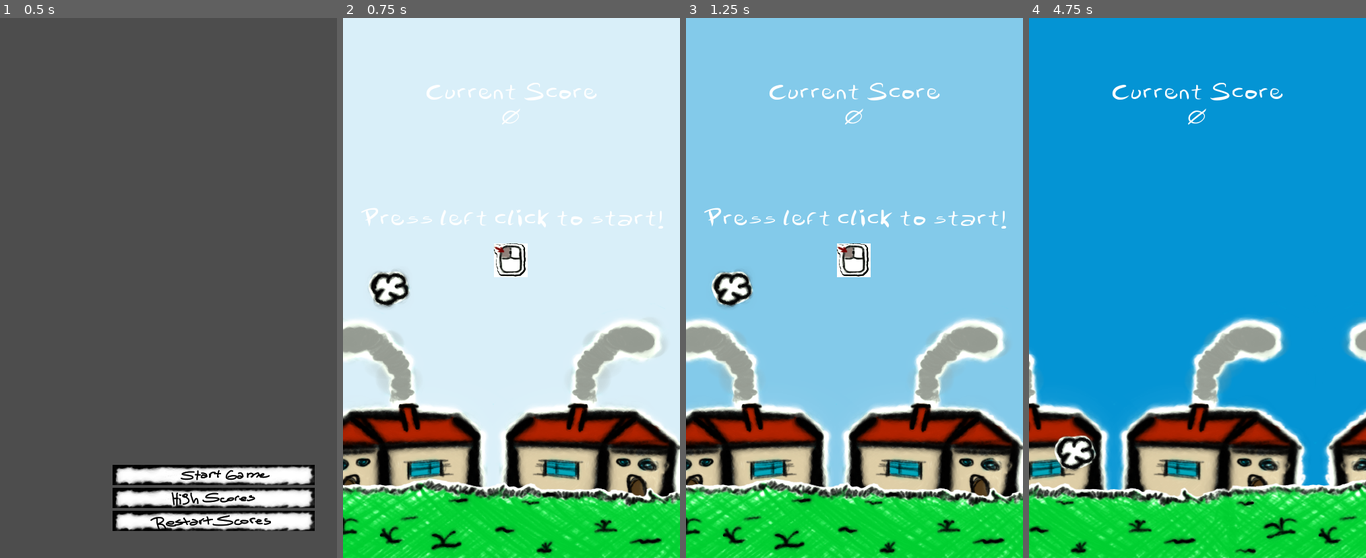
Above: before the commit, frames 1-4 (left to right).
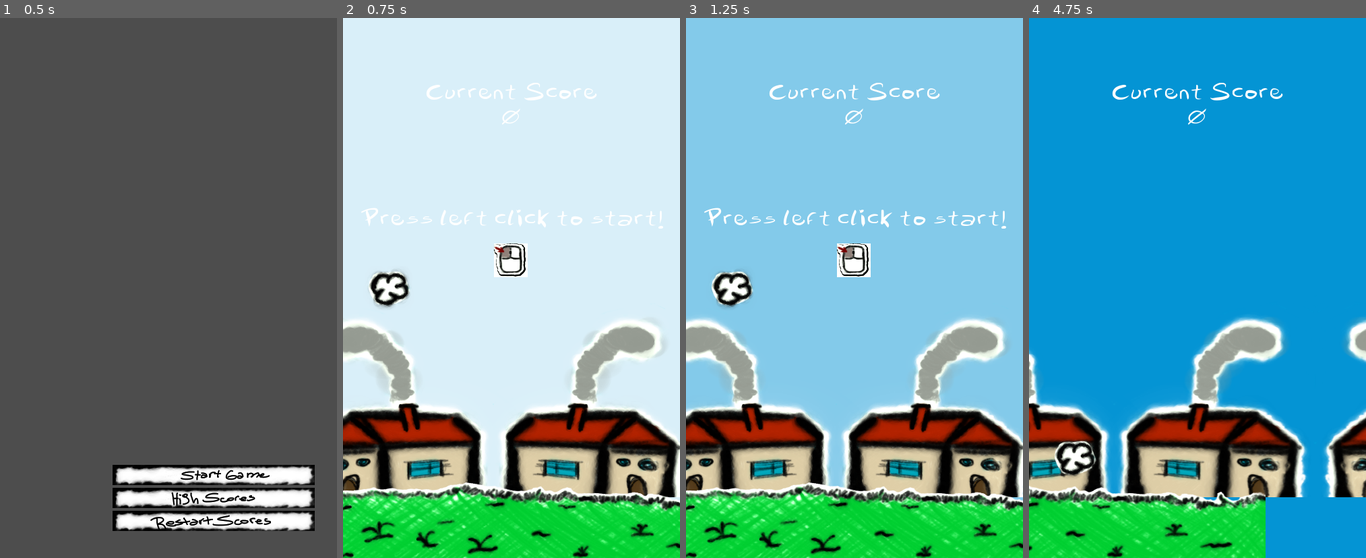
Above: after the commit, the same moments.

Repository: sosafacun/Bird-That-Flaps
Game: Godot game, scene res://scenes/ui/main_menu.tscn
Same seed, same stepped clock (60 frames per second), same inputs: the game is played once before the commit and once after it. Sound files missing from this copy of the repository are replaced by a short silence.
Inputs (mouse positions are in pixels of both pictures, inside the frame that each line leads up to):
- Up to frame 1 (0.5 s): no input
- Up to frame 2 (0.75 s): click (555, 477) at 0.5 s
- Up to frame 3 (1.25 s): no input
- Up to frame 4 (4.75 s): tap Enter at 1.25 s; move the mouse to (1271, 261) at 1.27 s; click (1271, 261) at 1.52 s; move the mouse to (1130, 315) at 2.02 s; click (1130, 315) at 2.27 s; move the mouse to (1231, 169) at 2.77 s; move the mouse to (1180, 396) at 3.52 s; click (1180, 396) at 3.77 s; move the mouse to (1298, 369) at 4.27 s; click (1298, 369) at 4.52 s

Frame 1 is identical in both runs. In frame 2, 5.7% of the frame differs, in the area x 0-100%, y 85-100%; in frame 3, 5.7%; in frame 4, 8.3%, in the area x 0-100%, y 77-100%.

Commit message:
I'll finish the parallax tomorrow

Diff:
--- a/scenes/Parallax/ParallaxBG.gd
+++ b/scenes/Parallax/ParallaxBG.gd
@@ -22,12 +22,6 @@
 signal level_up
 
 func _process(delta):
-
-	if($GrassNode/Grass.position.x == -277):
-		$GrassNode/Grass.position.x = 851
-	if($GrassNode/Grass2.position.x == -277):
-		$GrassNode/Grass2.position.x = 851
-
 
 	if(game_started):
 		$GrassNode.position.x += GRASS_SPEED * delta
--- a/scenes/Parallax/game.tscn
+++ b/scenes/Parallax/game.tscn
@@ -92,12 +92,12 @@
 
 [node name="Grass" parent="ParallaxBG/GrassNode" instance=ExtResource("4_b2ge7")]
 z_index = 1
-position = Vector2(251, 790)
+position = Vector2(-295, 793)
 collision_layer = 16
 
 [node name="Grass2" parent="ParallaxBG/GrassNode" instance=ExtResource("4_b2ge7")]
 z_index = 1
-position = Vector2(851, 790)
+position = Vector2(305, 796)
 collision_layer = 16
 
 [node name="HousesNode" type="Node2D" parent="ParallaxBG"]
Not shown, added: export_presets.cfg
